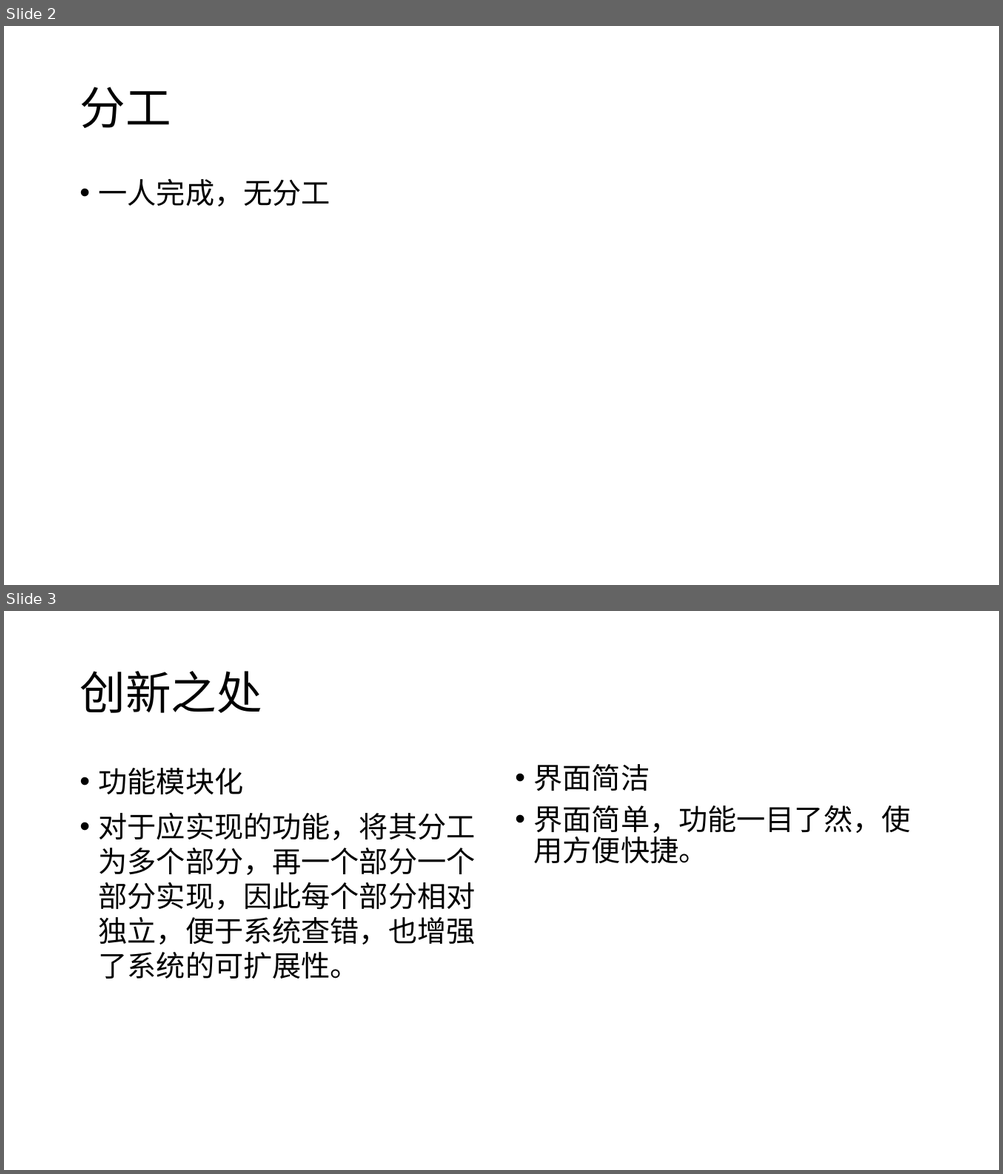
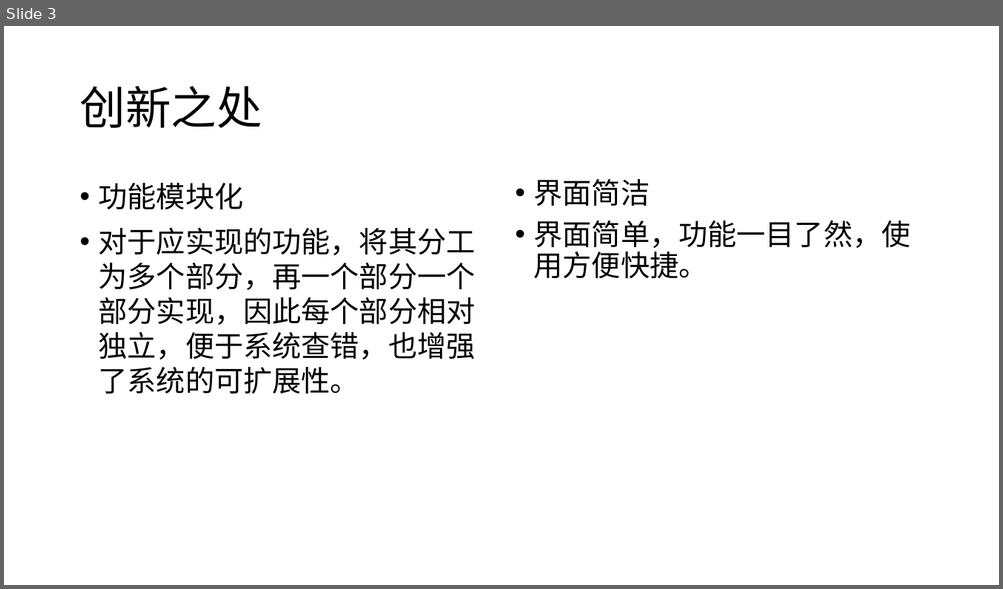
Before and after one commit to kenixi/homework0, a slide deck: 2017211308-2017211404-杨展齐.pptx. Shown one above the other, each under a label of ours: slides 2 and 3 before the commit, slide 3 after it. The pictures are 1003x1174 and 1003x589 pixels, drawn with LibreOffice and Linux fonts; fonts in the diff are those of the drawing. Boxes give left, top, right and bottom in pixels: in the first picture for what was removed or moved away, otherwise in the second. Text is boxed around its words. In the diff, an @@ line names an element or a change of style, - is before the commit and + after.

```diff
--- a/2017211308-2017211404-杨展齐.pptx
+++ b/2017211308-2017211404-杨展齐.pptx
@@ slide 2 removed at <box>4,26,999,585</box>, background #FFFFFF @@
@@ title removed at <box>79,87,170,128</box> @@
-分工
@@ text removed at <box>99,179,330,207</box> @@
-• 一人完成，无分工
```
Also in this commit, not shown: 2 slides changed, 1 slide added.
